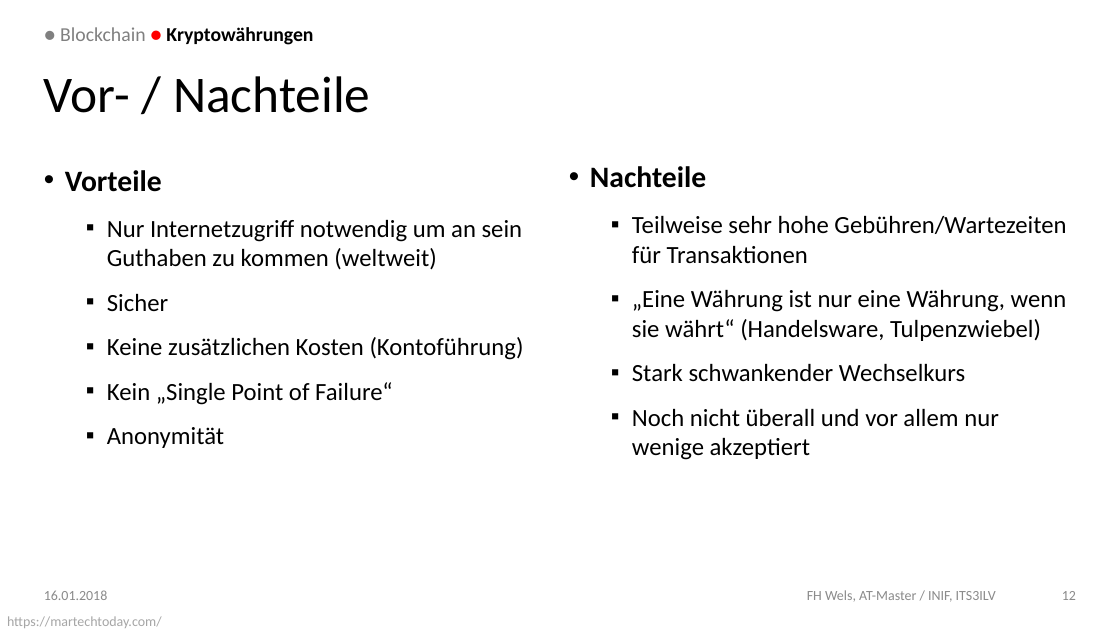
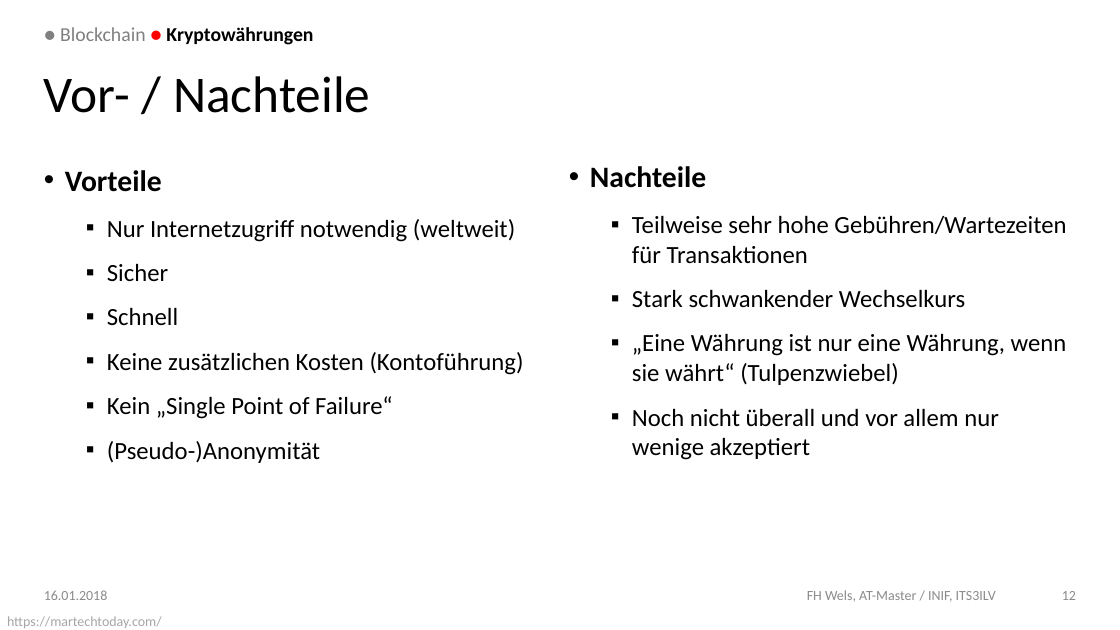
Before and after one commit to DoSchoe/ITS, a slide deck: slide 12 of Präsentation/Blockchain – Technologie.pptx. Drawn at 1120x630 pixels with LibreOffice and Linux fonts; fonts in the diff are those of the drawing; background and template pictures are left out. Boxes give left, top, right and bottom in pixels: in the first picture for what was removed or moved away, otherwise in the second. Text is boxed around its words. In the diff, an @@ line names an element or a change of style, - is before the commit and + after.

```diff
--- a/Präsentation/Blockchain – Technologie.pptx
+++ b/Präsentation/Blockchain – Technologie.pptx
@@ text at (x1=107, y1=219, x2=515, y2=242): text changed @@
-  ▪ Nur Internetzugriff notwendig um an sein Guthaben zu kommen (weltweit)
+  ▪ Nur Internetzugriff notwendig (weltweit)
@@ text at (x1=632, y1=290, x2=1067, y2=341): paragraph removed @@
-  ▪ „Eine Währung ist nur eine Währung, wenn sie währt“ (Handelsware, Tulpenzwiebel)
@@ text at (x1=107, y1=308, x2=178, y2=325): paragraph added @@
+  ▪ Schnell
@@ text at (x1=632, y1=334, x2=1067, y2=385): paragraph added @@
+  ▪ „Eine Währung ist nur eine Währung, wenn sie währt“ (Tulpenzwiebel)
@@ text at (x1=107, y1=441, x2=320, y2=463): text changed @@
-  ▪ Anonymität
+  ▪ (Pseudo-)Anonymität
```
Also in this commit, not shown: 1 other slide changed.
